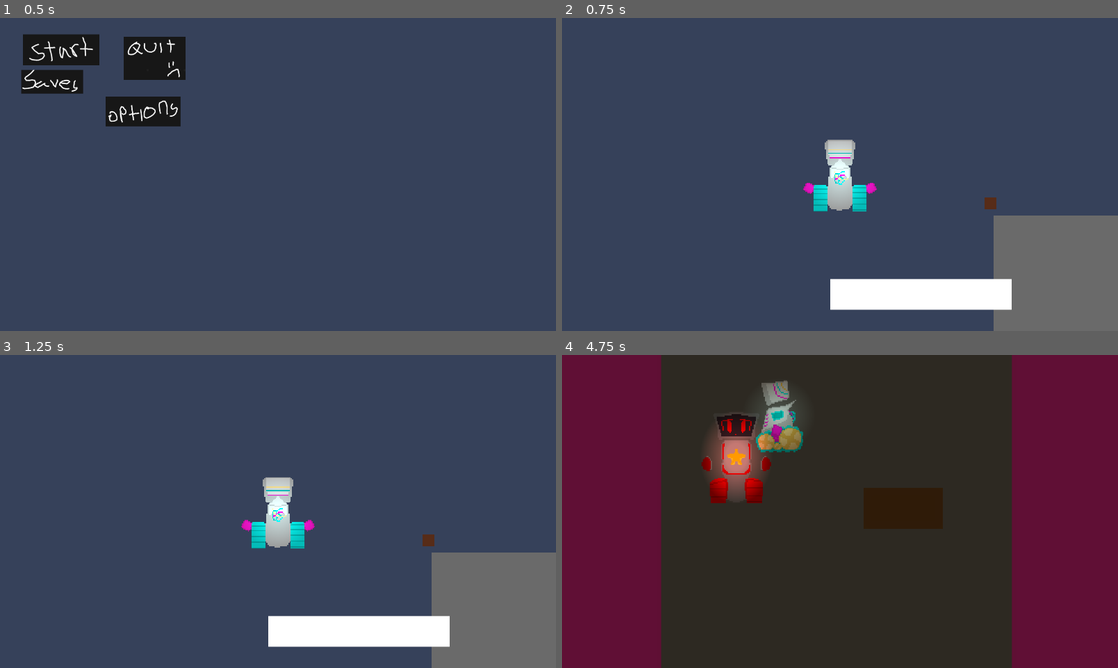
Above: before the commit, frames 1-4 (two rows, left to right).
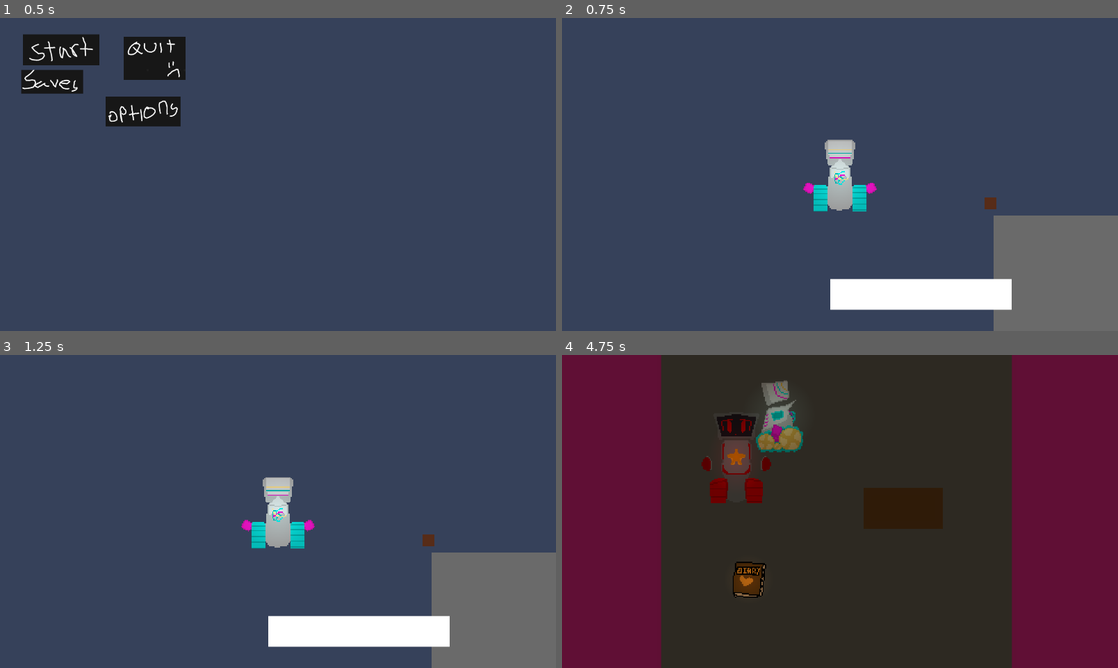
Above: after the commit, the same moments.

Repository: Kustardd/astra
Game: Godot game, scene res://scenes/main_menu.tscn
Same seed, same stepped clock (60 frames per second), same inputs: the game is played once before the commit and once after it.
Inputs (mouse positions are in pixels of both pictures, inside the frame that each line leads up to):
- Up to frame 1 (0.5 s): no input
- Up to frame 2 (0.75 s): click (623, 49) at 0.5 s
- Up to frame 3 (1.25 s): no input
- Up to frame 4 (4.75 s): hold D (right) 1.28-2.03 s; tap I (i) at 1.35, 2.3, 3.6 s; tap E (interact) at 1.55, 2.1, 3.05, 4.35 s; hold S (back) 2.03-2.78 s; hold W (front) 2.78-3.53 s; hold D (right) 2.78-4.28 s; hold A (left) from 4.28 s (still down)

Frame 1 is identical in both runs. In frame 2, 0.3% of the frame differs, in the area x 47-53%, y 44-55%; in frame 3, 0.3%; in frame 4, 3.2%, in the area x 25-42%, y 13-78%.
Error in both runs: Invalid access to property or key 'global_position' on a base object of type 'Nil'. (res://scripts/saves.gd:53)

Commit message:
added base script for object interactions

Diff:
--- a/scenes/astra.tscn
+++ b/scenes/astra.tscn
@@ -392,7 +392,7 @@
 
 [node name="PointLight2D2" type="PointLight2D" parent="." unique_id=1525343907]
 position = Vector2(0, -128)
-color = Color(0.38883767, 0.54245, 0.54245, 1)
+color = Color(0.18880683, 0.2852534, 0.2853747, 1)
 texture = SubResource("GradientTexture2D_t3h82")
 
 [node name="Astra Hurtbox" type="CollisionShape2D" parent="." unique_id=334826191]
--- a/scenes/npc_1.tscn
+++ b/scenes/npc_1.tscn
@@ -1,6 +1,7 @@
 [gd_scene format=3 uid="uid://drf2xd1ivxd1"]
 
 [ext_resource type="Texture2D" uid="uid://cle54gm1an5px" path="res://assets/npc1-body.png" id="1_rga5l"]
+[ext_resource type="Script" uid="uid://bwb35sps8huk6" path="res://scripts/staticInteractable.gd" id="1_xr7qm"]
 [ext_resource type="Texture2D" uid="uid://dlr1jh63a4g7c" path="res://assets/npc1-arm.png" id="2_3w2wa"]
 [ext_resource type="Script" uid="uid://bx7xoikx56123" path="res://scripts/wobble.gd" id="3_3w2wa"]
 [ext_resource type="Texture2D" uid="uid://syu8lgkx4rqf" path="res://assets/npc1-head.png" id="3_xr7qm"]
@@ -39,7 +40,7 @@
 }]
 
 [sub_resource type="Gradient" id="Gradient_2arpm"]
-offsets = PackedFloat32Array(0.25887573, 0.90976334)
+offsets = PackedFloat32Array(0, 0.7295082)
 colors = PackedColorArray(1, 1, 1, 1, 0, 0, 0, 1)
 
 [sub_resource type="GradientTexture2D" id="GradientTexture2D_80elw"]
@@ -50,7 +51,12 @@
 fill_from = Vector2(0.5, 0.5)
 fill_to = Vector2(1, 0.5)
 
+[sub_resource type="CircleShape2D" id="CircleShape2D_2arpm"]
+radius = 226.97357
+
 [node name="NPC 1" type="StaticBody2D" unique_id=1215763232]
+script = ExtResource("1_xr7qm")
+interactionDialogue = "I'm a robot"
 
 [node name="Body" type="Sprite2D" parent="." unique_id=132600005]
 texture_filter = 1
@@ -65,7 +71,7 @@
 wobbleLength = 2
 wobbleStrength = 2
 
-[node name="CollisionShape2D" type="CollisionShape2D" parent="." unique_id=1621240099]
+[node name="Hitbox" type="CollisionShape2D" parent="." unique_id=1621240099]
 position = Vector2(0, -43.75)
 shape = SubResource("RectangleShape2D_2arpm")
 
@@ -79,5 +85,11 @@
 
 [node name="PointLight2D" type="PointLight2D" parent="." unique_id=208394868]
 position = Vector2(0, -160)
-color = Color(1.1552361, 0.5006691, 0.5006691, 1)
+color = Color(0.32574722, 0, 0.043694373, 1)
 texture = SubResource("GradientTexture2D_80elw")
+
+[node name="Interact" type="Area2D" parent="." unique_id=1273555607]
+position = Vector2(-1, -153)
+
+[node name="CollisionShape2D" type="CollisionShape2D" parent="Interact" unique_id=1809801294]
+shape = SubResource("CircleShape2D_2arpm")
--- a/scenes/room_1.tscn
+++ b/scenes/room_1.tscn
@@ -4,6 +4,9 @@
 [ext_resource type="Script" uid="uid://ic7t62ddfgtr" path="res://scripts/room_1.gd" id="1_xhekj"]
 [ext_resource type="Script" uid="uid://ccuduwwevrkor" path="res://scripts/baseDoor.gd" id="2_8oql1"]
 [ext_resource type="PackedScene" uid="uid://drf2xd1ivxd1" path="res://scenes/npc_1.tscn" id="4_xhekj"]
+[ext_resource type="Texture2D" uid="uid://db1q8bo031y30" path="res://assets/inventory_sprites/dairy-inventory.png" id="5_0akh5"]
+[ext_resource type="Script" uid="uid://bx7xoikx56123" path="res://scripts/wobble.gd" id="6_3wwl0"]
+[ext_resource type="Script" uid="uid://bwb35sps8huk6" path="res://scripts/staticInteractable.gd" id="6_d0u7m"]
 
 [sub_resource type="CircleShape2D" id="CircleShape2D_80elw"]
 radius = 170.02647
@@ -25,6 +28,20 @@
 adjustment_enabled = true
 
 [sub_resource type="Compositor" id="Compositor_8oql1"]
+
+[sub_resource type="CircleShape2D" id="CircleShape2D_2arpm"]
+radius = 105.00476
+
+[sub_resource type="Gradient" id="Gradient_3wwl0"]
+offsets = PackedFloat32Array(0.08469945, 0.6202186)
+colors = PackedColorArray(1, 1, 1, 1, 0, 0, 0, 1)
+
+[sub_resource type="GradientTexture2D" id="GradientTexture2D_80elw"]
+gradient = SubResource("Gradient_3wwl0")
+width = 200
+height = 200
+fill = 1
+fill_from = Vector2(0.5, 0.5)
 
 [node name="room1" type="Node2D" unique_id=596815260]
 script = ExtResource("1_xhekj")
@@ -125,23 +142,44 @@
 offset_bottom = 3732.0
 color = Color(0.6481722, 0.13752025, 0.42220715, 1)
 
-[node name="Rendering2" type="Node2D" parent="." unique_id=1090789742]
+[node name="Rendering" type="Node2D" parent="." unique_id=1090789742]
 
-[node name="Astra" parent="Rendering2" unique_id=445600270 instance=ExtResource("1_0tsjr")]
+[node name="Astra" parent="Rendering" unique_id=445600270 instance=ExtResource("1_0tsjr")]
 y_sort_enabled = true
 position = Vector2(-105, -204.99997)
 rotation = -0.005225073
 
-[node name="NPC 1" parent="Rendering2" unique_id=1215763232 instance=ExtResource("4_xhekj")]
+[node name="NPC 1" parent="Rendering" unique_id=1215763232 instance=ExtResource("4_xhekj")]
 y_sort_enabled = true
 position = Vector2(-358, -28)
 
-[node name="WorldEnvironment" type="WorldEnvironment" parent="Rendering2" unique_id=192358214]
+[node name="WorldEnvironment" type="WorldEnvironment" parent="Rendering" unique_id=192358214]
 environment = SubResource("Environment_80elw")
 compositor = SubResource("Compositor_8oql1")
 
-[node name="CanvasModulate" type="CanvasModulate" parent="Rendering2" unique_id=110094]
+[node name="CanvasModulate" type="CanvasModulate" parent="Rendering" unique_id=110094]
 color = Color(0.5704933, 0.53745735, 0.4877851, 1)
+
+[node name="Node2D" type="Node2D" parent="Rendering" unique_id=467712283]
+position = Vector2(-315, 231)
+script = ExtResource("6_d0u7m")
+interactionDialogue = "Diary"
+
+[node name="Interact" type="Area2D" parent="Rendering/Node2D" unique_id=384632795]
+
+[node name="CollisionShape2D" type="CollisionShape2D" parent="Rendering/Node2D/Interact" unique_id=1503862096]
+shape = SubResource("CircleShape2D_2arpm")
+
+[node name="TestObject" type="Sprite2D" parent="Rendering/Node2D" unique_id=1514531752]
+texture_filter = 1
+texture = ExtResource("5_0akh5")
+script = ExtResource("6_3wwl0")
+wobbleLength = 2
+wobbleStrength = 8
+
+[node name="PointLight2D" type="PointLight2D" parent="Rendering/Node2D/TestObject" unique_id=466769606]
+color = Color(0.26936325, 0.16145644, 0.053922802, 1)
+texture = SubResource("GradientTexture2D_80elw")
 
 [connection signal="tree_entered" from="." to="." method="_on_tree_entered"]
 [connection signal="body_entered" from="Area2D" to="Area2D" method="_on_body_entered"]
--- a/scripts/astraCamera_2d.gd
+++ b/scripts/astraCamera_2d.gd
@@ -22,8 +22,7 @@
 
 # Called every frame. 'delta' is the elapsed time since the previous frame.
 func _process(delta: float) -> void:
-	print(room.get_path())
-	print(limit_left)
+	pass
 	#limit_left = lim_xneg
 	#limit_bottom = lim_ypos
 	#limit_right = lim_xpos
--- a/scripts/room_1.gd
+++ b/scripts/room_1.gd
@@ -14,4 +14,4 @@
 
 # Called every frame. 'delta' is the elapsed time since the previous frame.
 func _process(delta: float) -> void:
-	print(cameraLimits)
+	pass
--- /dev/null
+++ b/scripts/staticInteractable.gd
@@ -0,0 +1,26 @@
+extends Node
+
+@export var dialogueTrue: bool
+var interactable: bool
+@export var interactionDialogue: String
+
+# Called when the node enters the scene tree for the first time.
+func _ready() -> void:
+	#interactArea.monitorable = false
+	var interactArea = get_node("Interact")
+	interactArea.body_exited.connect(_on_body_exited)
+	interactArea.body_entered.connect(_on_body_entered)
+
+
+func _on_body_entered(body: PhysicsBody2D):
+	interactable = true
+
+func _on_body_exited(body: PhysicsBody2D):
+	interactable = false
+
+
+# Called every frame. 'delta' is the elapsed time since the previous frame.
+func _process(delta: float) -> void:
+	if Input.is_action_just_pressed("interact"):
+		if interactable:
+			print(interactionDialogue)
--- a/scripts/wobble.gd
+++ b/scripts/wobble.gd
@@ -1,4 +1,4 @@
-extends AnimatedSprite2D
+extends Node2D
 
 @export var wobbleLength: int
 @export var wobbleStrength: int
--- a/scripts/world.gd
+++ b/scripts/world.gd
@@ -14,5 +14,4 @@
 # Called every frame. 'delta' is the elapsed time since the previous frame.
 func _process(_delta: float) -> void:
 	#cameraLimits = Vector4(-1000000.0,-1000000.0, 1000000, 1000000)
-	print(cameraLimits)
 	pass
Not shown, added: scripts/staticInteractable.gd.uid
